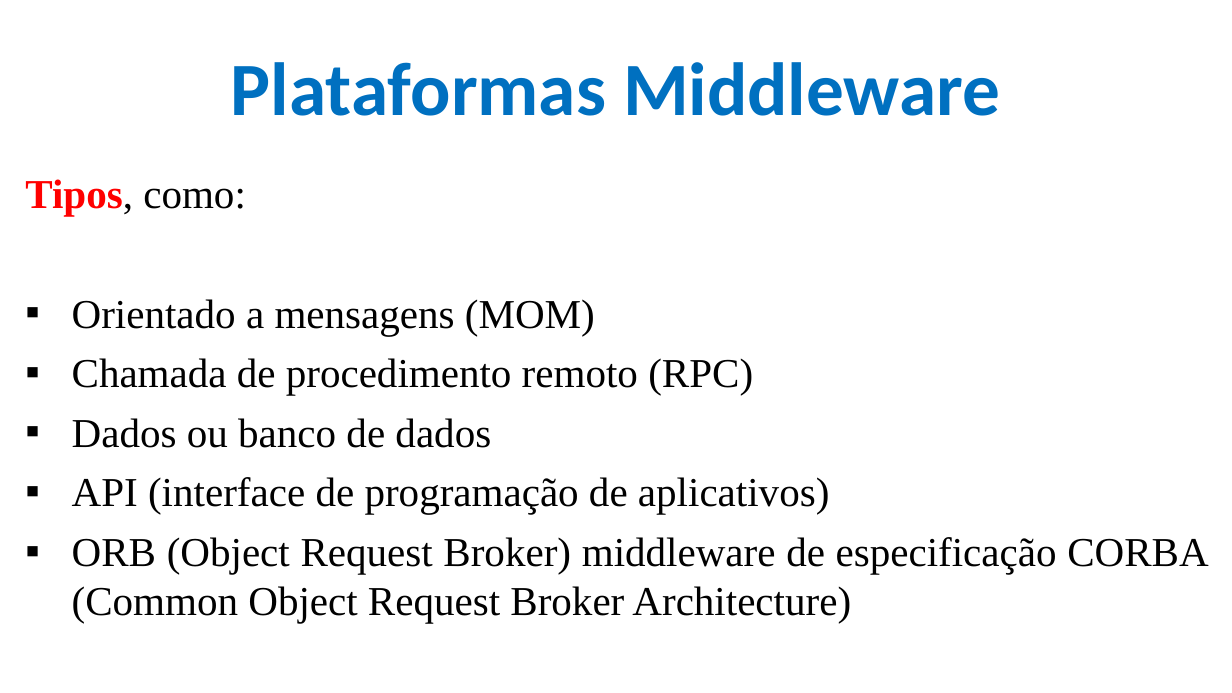
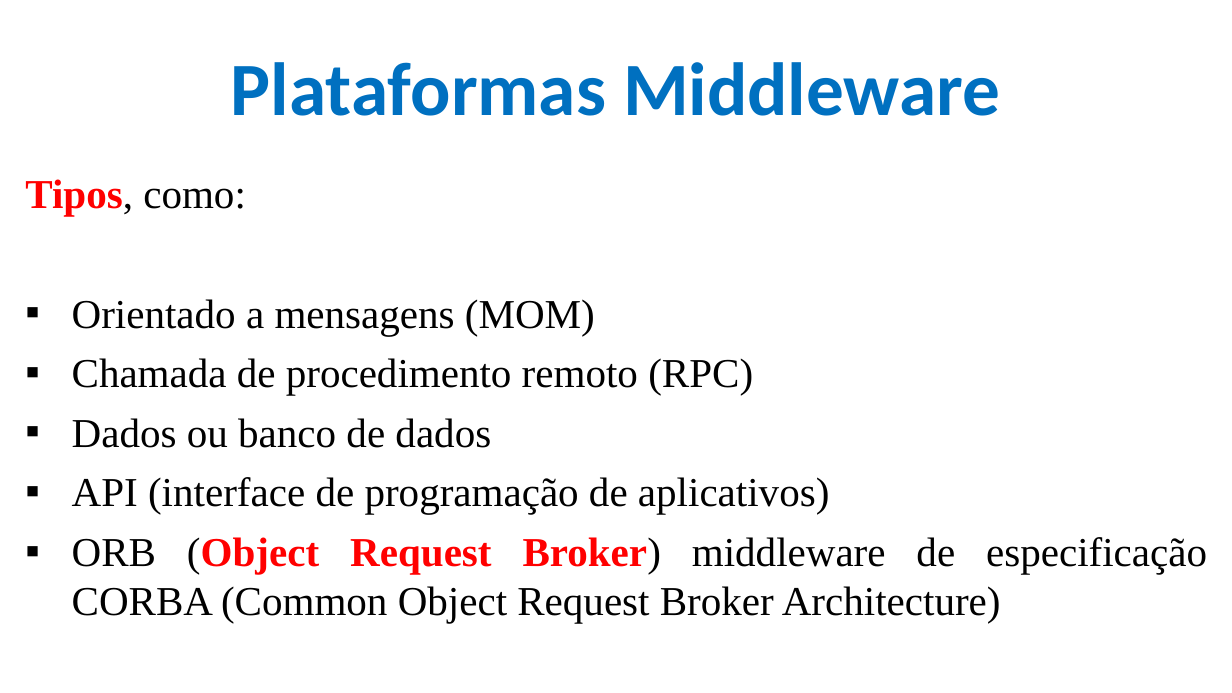
Before and after one commit to CloudEducationBrazil/WydenArea1AplicacaoCloudIndustria40Python, a slide deck: slide 9 of 01 Classes/Aula 02 - Aplicação Cloud Indústria 40 Python.pptx. Drawn at 1232x693 pixels with LibreOffice and Linux fonts; fonts in the diff are those of the drawing; background and template pictures are left out. Boxes give left, top, right and bottom in pixels: in the first picture for what was removed or moved away, otherwise in the second. Text is boxed around its words. In the diff, an @@ line names an element or a change of style, - is before the commit and + after.

```diff
--- a/01 Classes/Aula 02 - Aplicação Cloud Indústria 40 Python.pptx
+++ b/01 Classes/Aula 02 - Aplicação Cloud Indústria 40 Python.pptx
@@ text at bbox=[72, 537, 1207, 623]: text colour #000000 to #FF0000, bold on in "(Object Request Broker)" @@
```
Also in this commit, not shown: 6 other slides changed.
